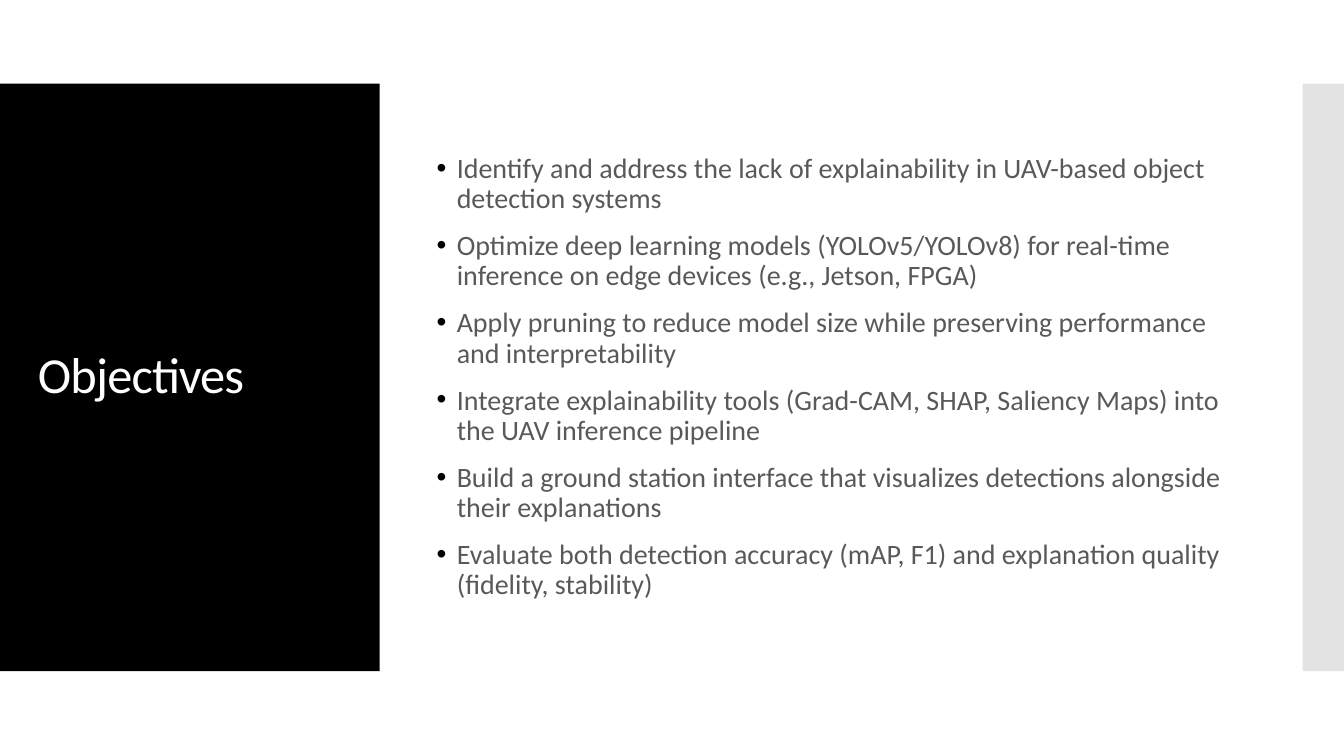
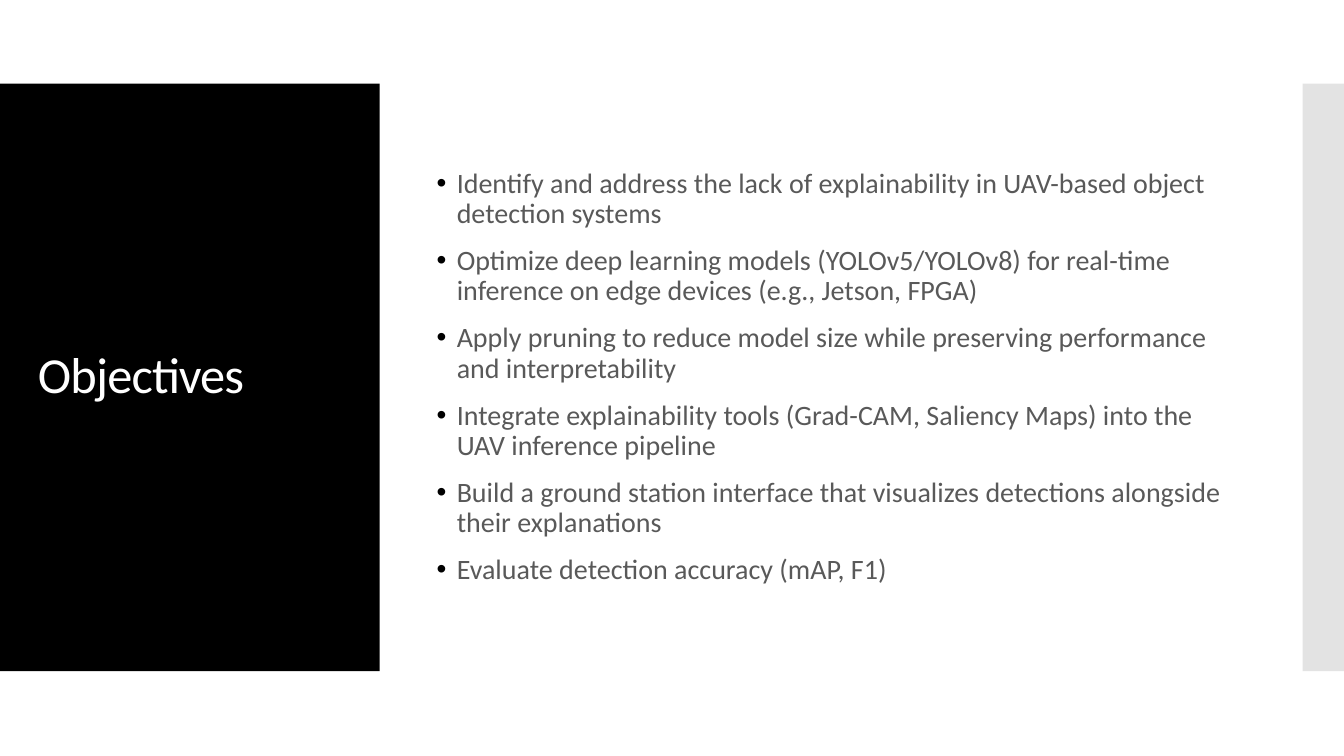
Before and after one commit to HakshayReddyKana/Capstone, a slide deck: slide 4 of Review-1.pptx. Drawn at 1344x756 pixels with LibreOffice and Linux fonts; fonts in the diff are those of the drawing. Boxes give left, top, right and bottom in pixels: in the first picture for what was removed or moved away, otherwise in the second. Text is boxed around its words. In the diff, an @@ line names an element or a change of style, - is before the commit and + after.

```diff
--- a/Review-1.pptx
+++ b/Review-1.pptx
@@ text at (457,404,1192,460): text changed @@
-• Integrate explainability tools (Grad-CAM, SHAP, Saliency Maps) into the UAV inference pipeline
+• Integrate explainability tools (Grad-CAM, Saliency Maps) into the UAV inference pipeline
@@ text at (457,558,887,584): text changed @@
-• Evaluate both detection accuracy (mAP, F1) and explanation quality (fidelity, stability)
+• Evaluate detection accuracy (mAP, F1)
```
Also in this commit, not shown: 4 other slides changed, 7 other files.
